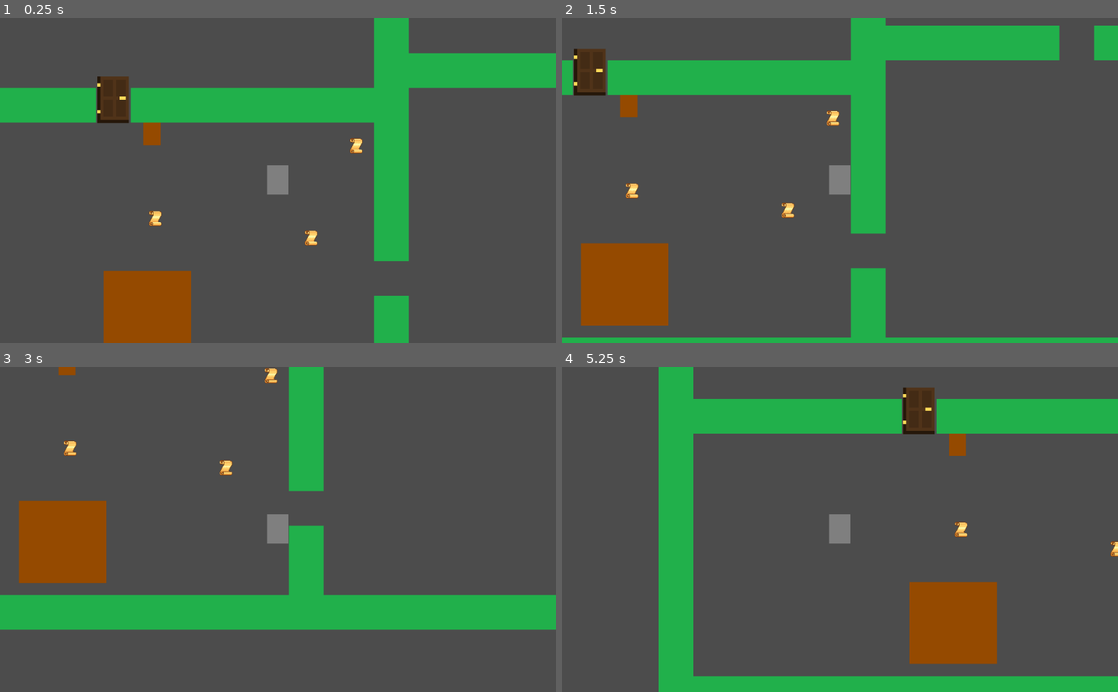
Above: before the commit, frames 1-4 (two rows, left to right).
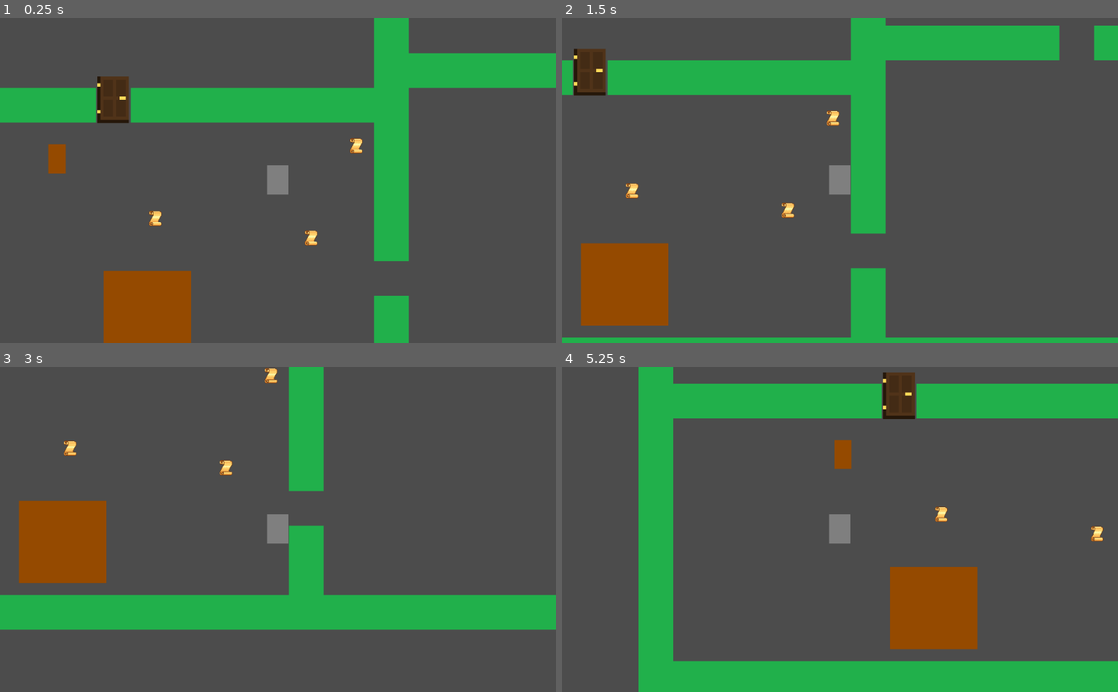
Above: after the commit, the same moments.

Repository: EnzoGalarza/Los-Secretos-de-C.I.B.V
Game: Godot game, scene res://Main.tscn
Two runs of this game, one before a commit and one after it. Both use one fixed random seed, a clock stepped at 60 frames per second and the inputs below.
Inputs:
- Up to frame 1 (0.25 s): no input
- Up to frame 2 (1.5 s): tap Enter at 0.5 s; hold D (move_right) 0.53-1.28 s; tap Space at 1.25 s; hold S (move_down) from 1.28 s (still down)
- Up to frame 3 (3 s): release S (move_down) at 2.03 s; hold D (move_right) 2.03-2.78 s; tap Enter at 2.75 s; hold W (move_up) from 2.78 s (still down)
- Up to frame 4 (5.25 s): release W (move_up) at 3.53 s; hold A (move_left) 3.53-5.03 s; hold S (move_down) from 5.03 s (still down)

The runs differ from the first frame. In frame 1, 0.5% of the frame differs, in the area x 8-29%, y 32-48%; in frame 2, 0.2%; in frame 3, less than 0.1%; in frame 4, 22%, in the area x 13-100%, y 0-100%.

Commit message:
Agregue una interrogacion al NPC

Diff:
--- a/Los secretos de CIBV/Main.tscn
+++ b/Los secretos de CIBV/Main.tscn
@@ -57,6 +57,10 @@
 
 [node name="Environment" type="Node" parent="."]
 
+[node name="NPC" parent="Environment" instance=ExtResource( 5 )]
+position = Vector2( 376, 130 )
+scale = Vector2( 0.8, 1 )
+
 [node name="Player" parent="Environment" instance=ExtResource( 1 )]
 position = Vector2( 783, 171 )
 gravity = 0
@@ -68,10 +72,6 @@
 
 [node name="Security" parent="Environment" instance=ExtResource( 2 )]
 position = Vector2( 1528, 396 )
-
-[node name="NPC" parent="Environment" instance=ExtResource( 5 )]
-position = Vector2( 551, 78 )
-scale = Vector2( 0.8, 1 )
 
 [node name="Papel" parent="Environment" instance=ExtResource( 8 )]
 position = Vector2( 925, 107 )
--- a/Los secretos de CIBV/entities/NPC/KinematicBody2D.tscn
+++ b/Los secretos de CIBV/entities/NPC/KinematicBody2D.tscn
@@ -1,7 +1,8 @@
-[gd_scene load_steps=5 format=2]
+[gd_scene load_steps=6 format=2]
 
 [ext_resource path="res://assets/brown_square.png" type="Texture" id=1]
 [ext_resource path="res://entities/NPC/NPC.gd" type="Script" id=2]
+[ext_resource path="res://assets/interrogacion.png" type="Texture" id=3]
 
 [sub_resource type="CapsuleShape2D" id=1]
 radius = 21.0
@@ -17,6 +18,11 @@
 scale = Vector2( 0.1725, 0.236944 )
 texture = ExtResource( 1 )
 
+[node name="Question" type="Sprite" parent="."]
+position = Vector2( 1, -51 )
+scale = Vector2( 0.0546875, 0.0546875 )
+texture = ExtResource( 3 )
+
 [node name="CollisionShape2D" type="CollisionShape2D" parent="."]
 position = Vector2( 0, 1 )
 shape = SubResource( 1 )
@@ -29,3 +35,4 @@
 shape = SubResource( 2 )
 
 [connection signal="body_entered" from="AreaEvent" to="." method="_on_AreaEvent_body_entered"]
+[connection signal="body_exited" from="AreaEvent" to="." method="_on_AreaEvent_body_exited"]
--- a/Los secretos de CIBV/entities/NPC/NPC.gd
+++ b/Los secretos de CIBV/entities/NPC/NPC.gd
@@ -1,17 +1,26 @@
 extends KinematicBody2D
 
+onready var question = $Question
 
+var active = false
 
 func _ready():
 	pass # Replace with function body.
 
 
+func _process(delta):
+	question.visible = active
 
 func _on_AreaEvent_body_entered(body):
 	if body.has_method("taked"):
+		active = true
 		if body.papel !=3:
 			print("No tienes todos los papeles")
 		else:
 			print("Te dejo pasar, pero es bajo tu propio riesgo...")
 			Controller.abrir_puerta()
 			body.papel = 0
+
+
+func _on_AreaEvent_body_exited(body):
+	active = false
Binary file added: Los secretos de CIBV/assets/interrogacion.png
Not shown, added: Los secretos de CIBV/assets/interrogacion.png.import
